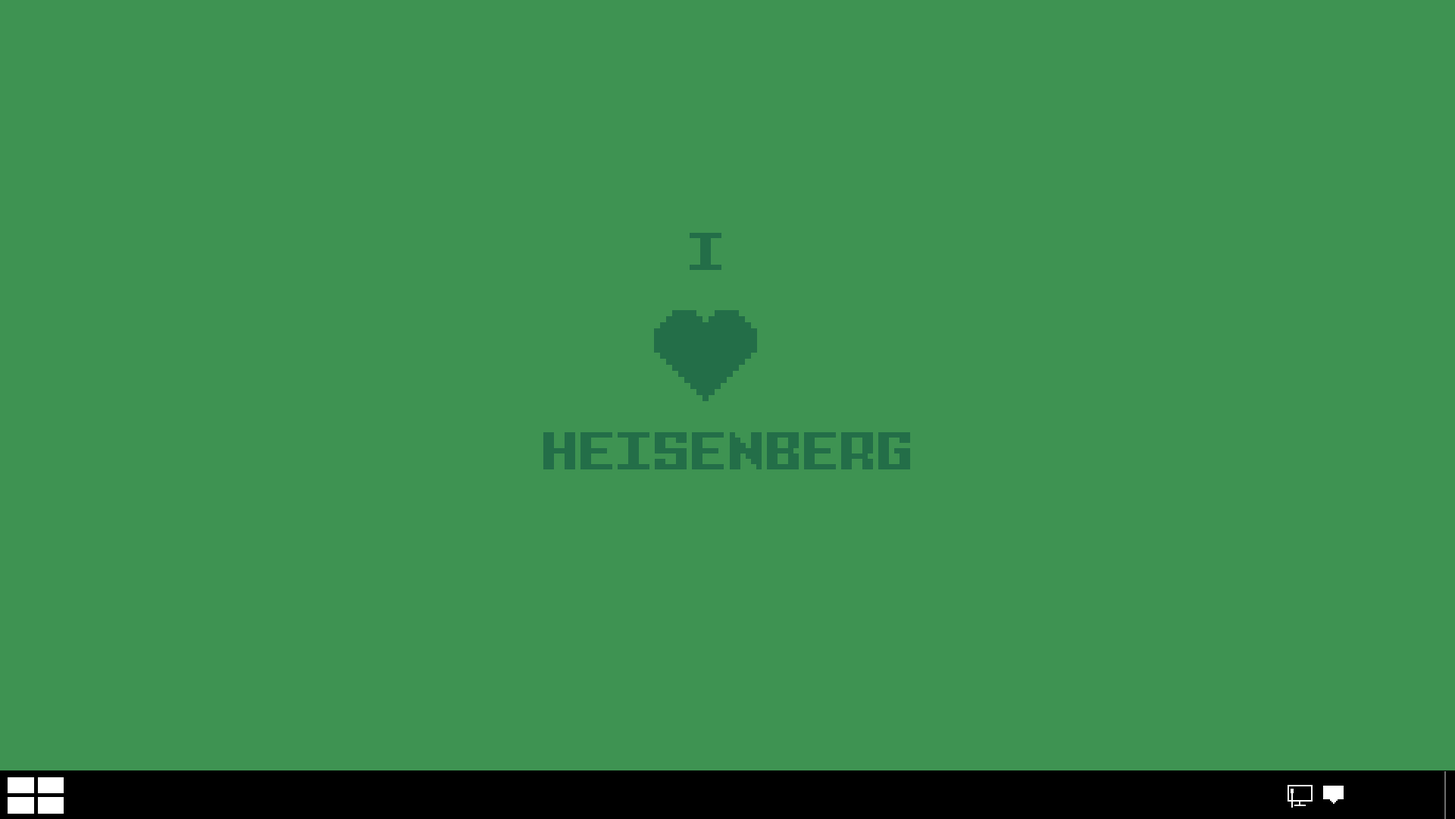
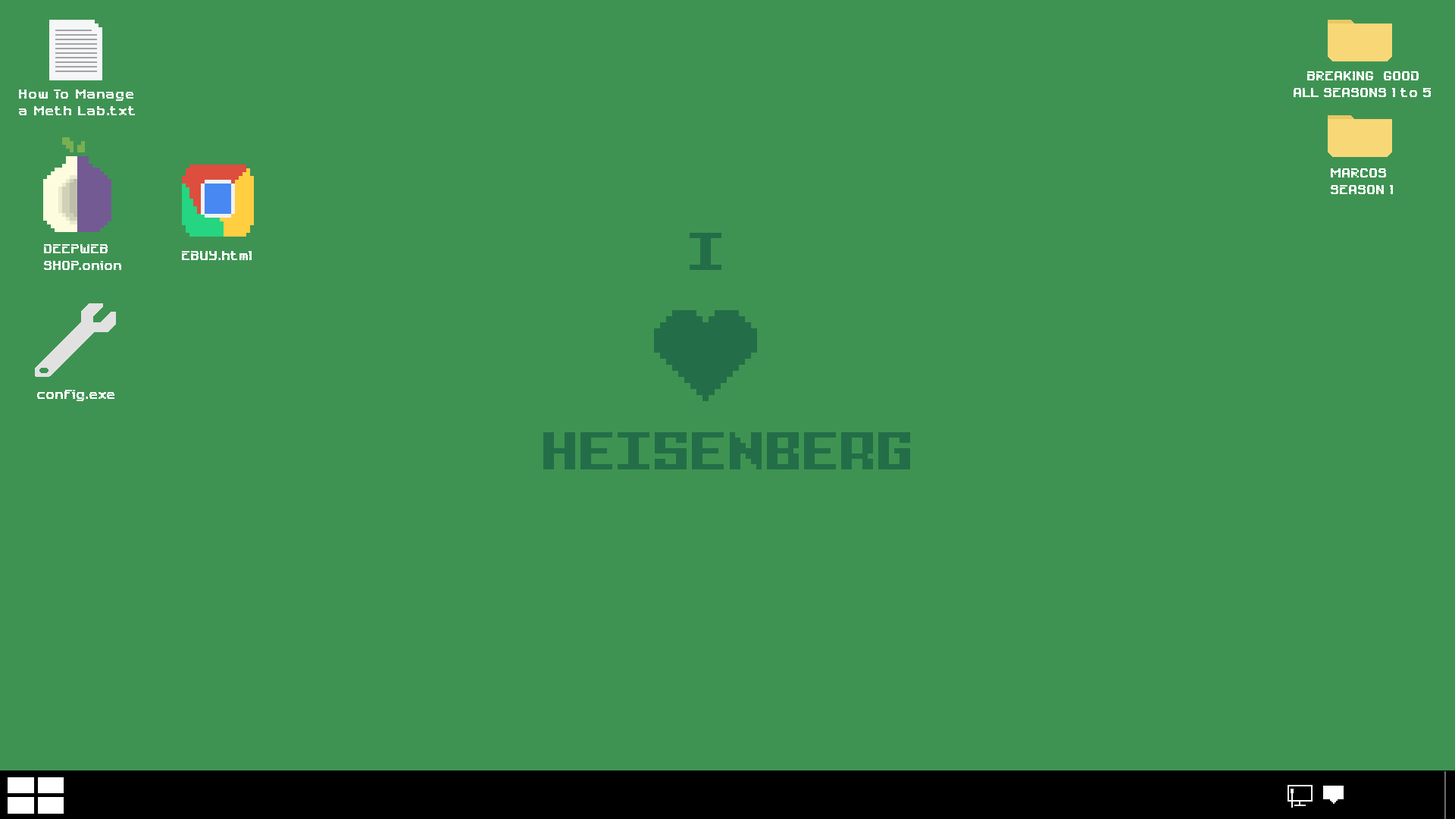
Two versions of the same layered image (1455px x 819px). Layer-by-layer changes:
showed "How To Manage a Meth Lab.txt", painted on it over [18, 89, 135, 116]
showed "Layer 5" over [49, 19, 103, 81]
showed "BREAKING GOOD ALL SEASONS 1 to 5", painted on it over [1293, 71, 1432, 98]
added layer "EBUY.html" above "Layer 14" over [181, 250, 252, 260]
added layer "Layer 14" above "config.exe" over [181, 164, 254, 237]
added layer "config.exe" above "Layer 13" over [37, 389, 115, 401]
added layer "Layer 13" above "MARCOS SEASON 1" over [34, 303, 116, 377]
renamed "mARCOS SEASON 1" to "MARCOS SEASON 1", showed it, painted on it over [1331, 168, 1394, 195]
showed "c6a6ebcd1a2d9ecbd4311f8a4048c3c2 copy" over [1327, 115, 1393, 157]
showed "c6a6ebcd1a2d9ecbd4311f8a4048c3c2" over [1327, 19, 1393, 62]
renamed "deepweb store.onion" to "DEEPWEB SHOP.onion", showed it, painted on it over [43, 244, 122, 270]
showed "Layer 8" over [43, 137, 112, 232]
